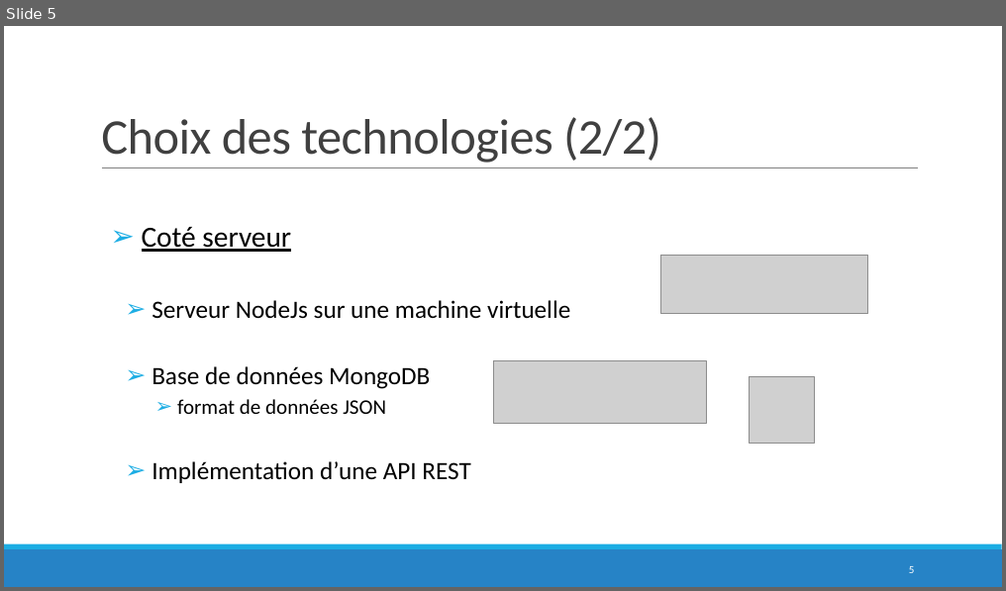
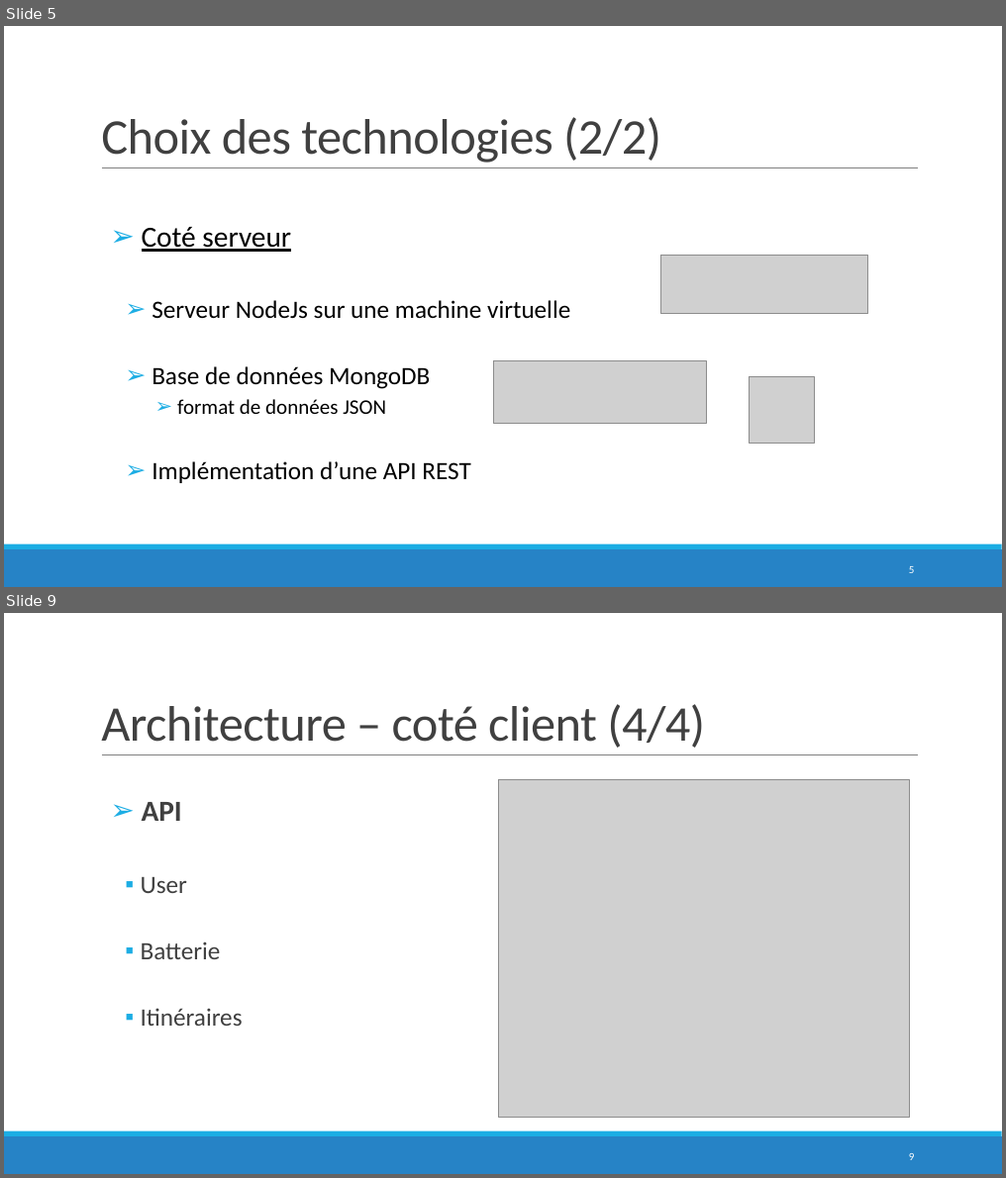
Before and after one commit to QuentinLeGoff/projetJXS, a slide deck: WeBike.pptx. Shown one above the other, each under a label of ours: slide 5 before the commit, slides 5 and 9 after it; the slides between them are not shown. The pictures are 1006x591 and 1006x1178 pixels, drawn with LibreOffice and Linux fonts; fonts in the diff are those of the drawing; grey boxes stand for pictures; background and template pictures are left out. Boxes give left, top, right and bottom in pixels: in the first picture for what was removed or moved away, otherwise in the second. Text is boxed around its words. In the diff, an @@ line names an element or a change of style, - is before the commit and + after.

```diff
--- a/WeBike.pptx
+++ b/WeBike.pptx
@@ slide 9 added at [4, 613, 1002, 1174], background #FFFFFF; not listed: 3 template elements that a slide beside it also shows @@
@@ title added at [101, 704, 705, 748], 48 pt, text #404040 @@
+Architecture – coté client (4/4)
@@ picture added at [499, 779, 910, 1118] @@
@@ text added at [141, 802, 243, 1026], 24 pt, text #404040 @@
+  ➢ API
+    ▪ User
+    ▪ Batterie
+    ▪ Itinéraires
@@ page number added at [909, 1154, 915, 1160], 10.5 pt, text #FFFFFF @@
+9
```
Also in this commit, not shown: 3 other slides added.
